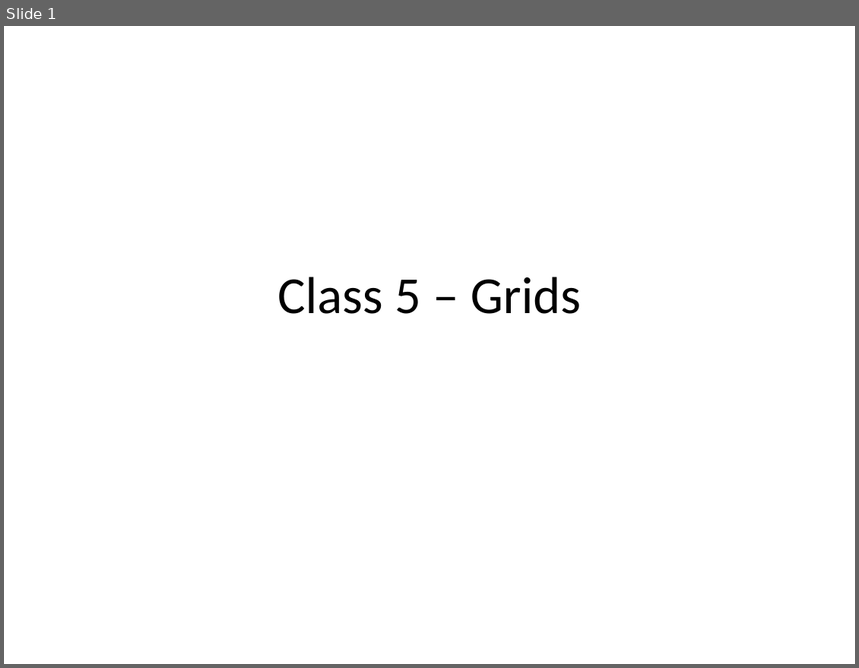
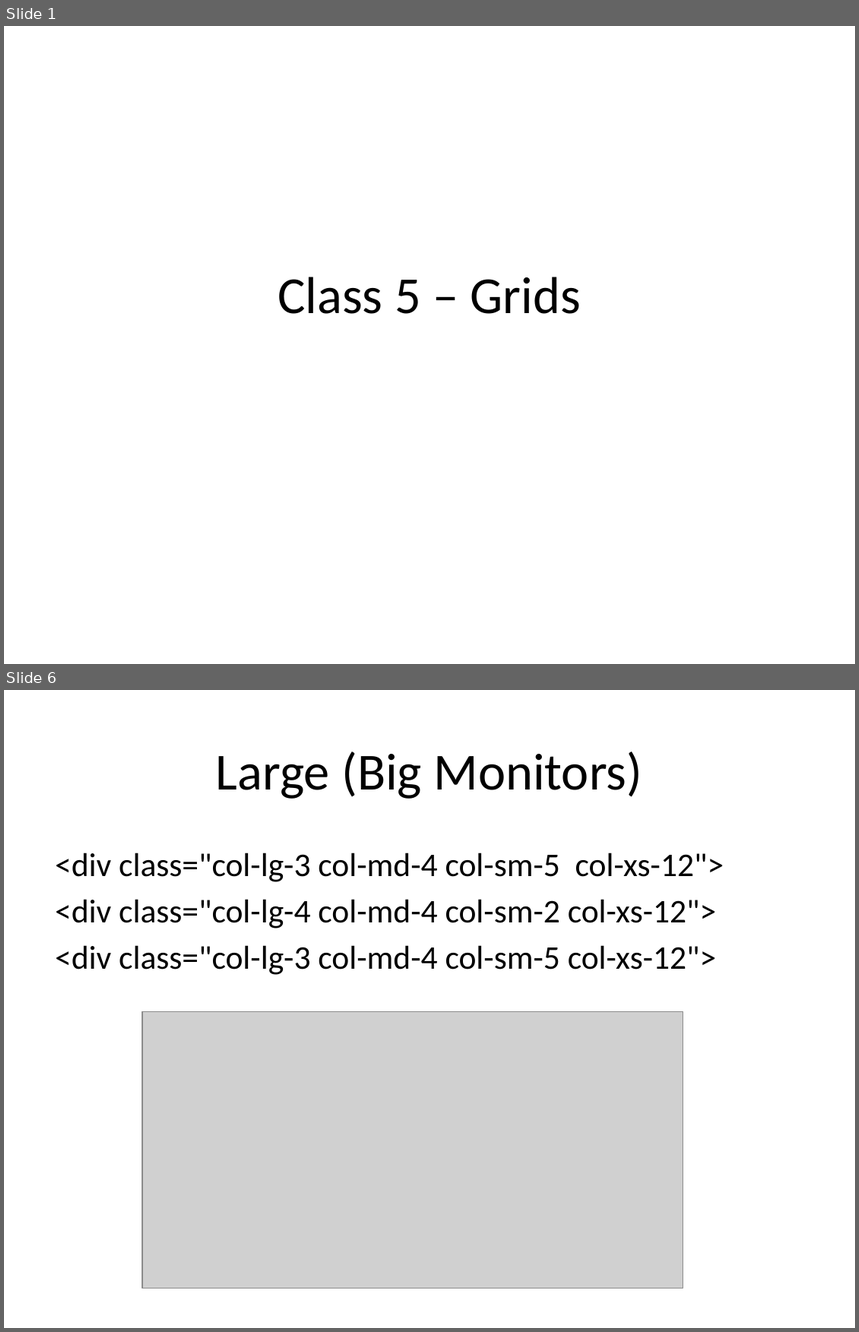
Before and after one commit to BAS-WEB/class05, a slide deck: ppt/Basweb02-05-03-grids-empty.pptx. Shown one above the other, each under a label of ours: slide 1 before the commit, slides 1 and 6 after it; the slides between them are not shown. The pictures are 859x668 and 859x1332 pixels, drawn with LibreOffice and Linux fonts; fonts in the diff are those of the drawing; grey boxes stand for pictures. Boxes give left, top, right and bottom in pixels: in the first picture for what was removed or moved away, otherwise in the second. Text is boxed around its words. In the diff, an @@ line names an element or a change of style, - is before the commit and + after.

```diff
--- a/ppt/Basweb02-05-03-grids-empty.pptx
+++ b/ppt/Basweb02-05-03-grids-empty.pptx
@@ slide 6 added at (4,690,855,1328), background #FFFFFF @@
@@ title added at (216,752,643,799), 44 pt, text #000000 @@
+Large (Big Monitors)
@@ text added at (55,853,724,975), 28 pt, text #000000 @@
+<div class="col-lg-3 col-md-4 col-sm-5 col-xs-12">
+<div class="col-lg-4 col-md-4 col-sm-2 col-xs-12">
+<div class="col-lg-3 col-md-4 col-sm-5 col-xs-12">
@@ picture added at (142,1011,683,1288) @@
```
Also in this commit, not shown: 6 other slides added, 2 slides removed.
